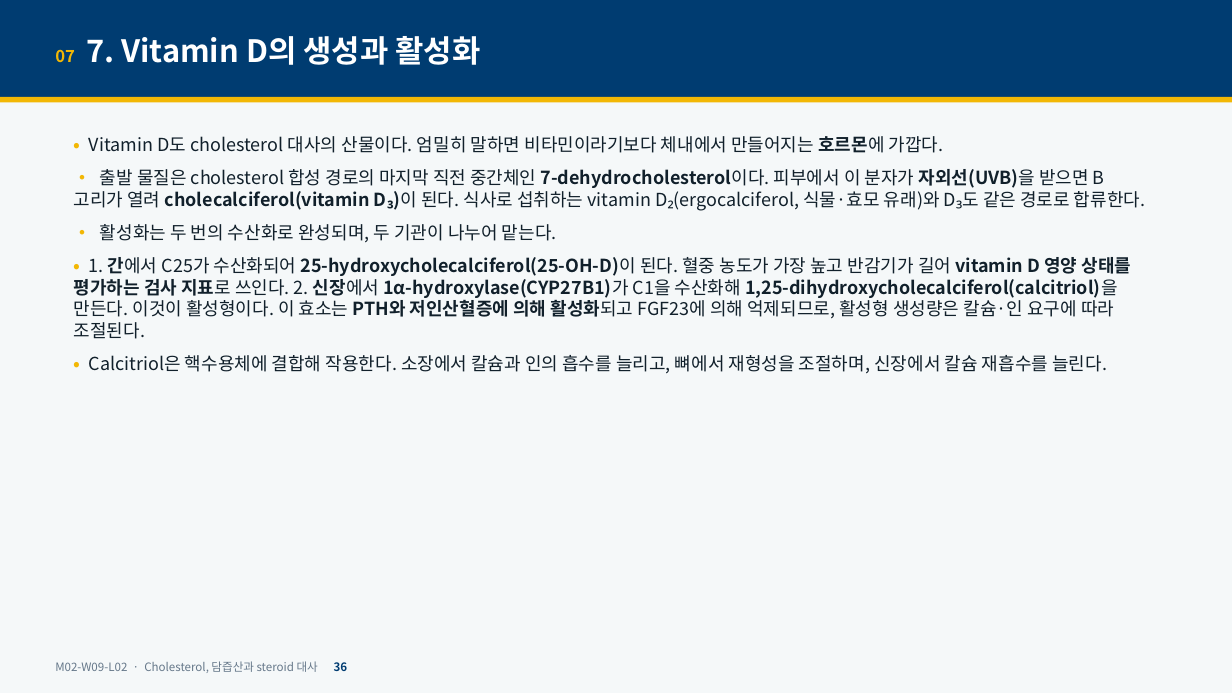
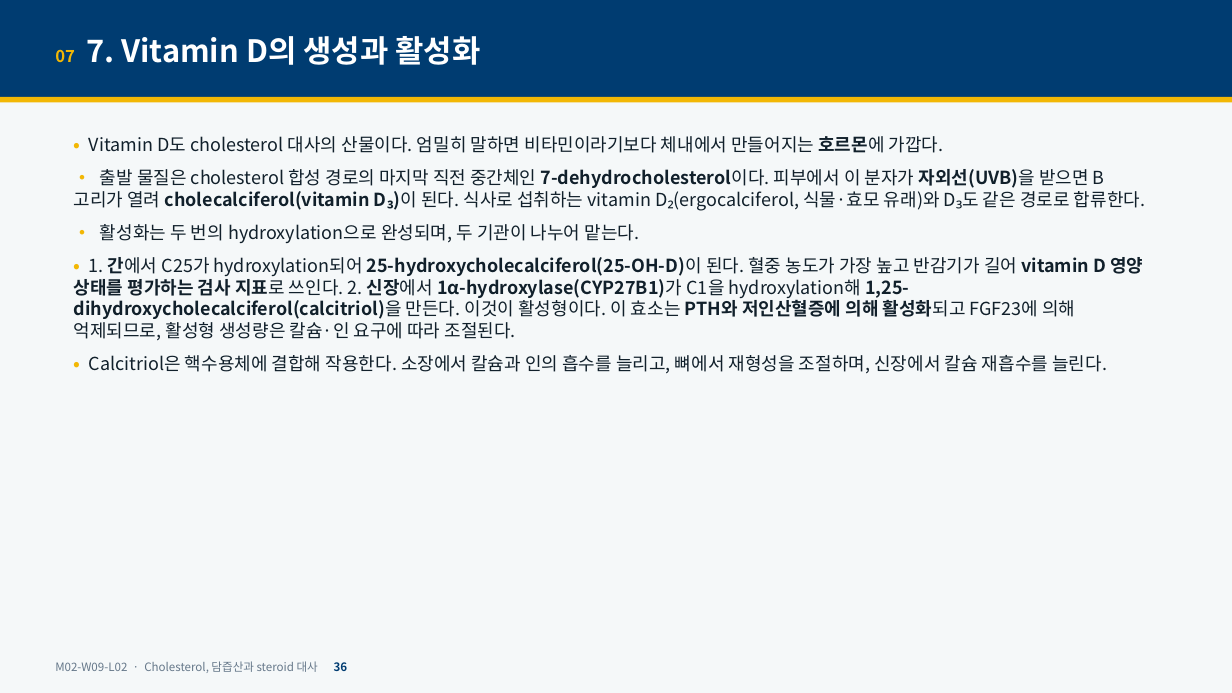
Before and after one commit to hoperiasd2/hoperiasd2.github.io, a slide deck: slide 36 of curriculum/M02/W09/L02/slides.pptx. Drawn at 1232x693 pixels with LibreOffice and Linux fonts; fonts in the diff are those of the drawing. Boxes give left, top, right and bottom in pixels: in the first picture for what was removed or moved away, otherwise in the second. Text is boxed around its words. In the diff, an @@ line names an element or a change of style, - is before the commit and + after.

```diff
--- a/curriculum/M02/W09/L02/slides.pptx
+++ b/curriculum/M02/W09/L02/slides.pptx
@@ text at bbox=[74, 224, 1143, 341]: text changed; bold off @@
-• 활성화는 두 번의 수산화로 완성되며, 두 기관이 나누어 맡는다.
-• 1. 간에서 C25가 수산화되어 25-hydroxycholecalciferol(25-OH-D)이 된다. 혈중 농도가 가장 높고 반감기가 길어 vitamin D 영양 상태를 평가하는 검사 지표로 쓰인다. 2. 신장에서 1α-hydroxylase(CYP27B1)가 C1을 수산화해 1,25-dihydroxycholecalciferol(calcitriol)을 만든다. 이것이 활성형이다. 이 효소는 PTH와 저인산혈증에 의해 활성화되고 FGF23에 의해 억제되므로, 활성형 생성량은 칼슘·인 요구에 따라 조절된다.
+• 활성화는 두 번의 hydroxylation으로 완성되며, 두 기관이 나누어 맡는다.
+• 1. 간에서 C25가 hydroxylation되어 25-hydroxycholecalciferol(25-OH-D)이 된다. 혈중 농도가 가장 높고 반감기가 길어 vitamin D 영양 상태를 평가하는 검사 지표로 쓰인다. 2. 신장에서 1α-hydroxylase(CYP27B1)가 C1을 hydroxylation해 1,25-dihydroxycholecalciferol(calcitriol)을 만든다. 이것이 활성형이다. 이 효소는 PTH와 저인산혈증에 의해 활성화되고 FGF23에 의해 억제되므로, 활성형 생성량은 칼슘·인 요구에 따라 조절된다.
```
Also in this commit, not shown: 13 other slides changed, 3 other files.
